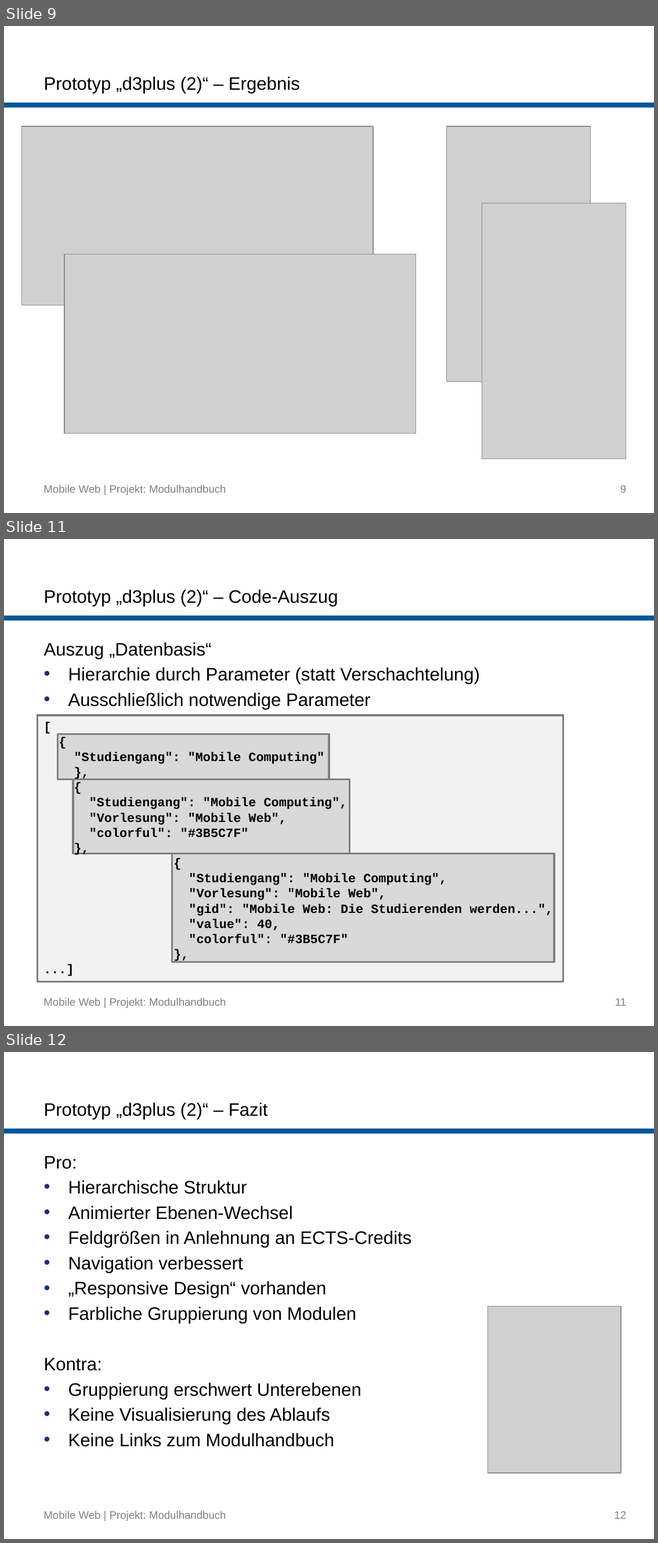
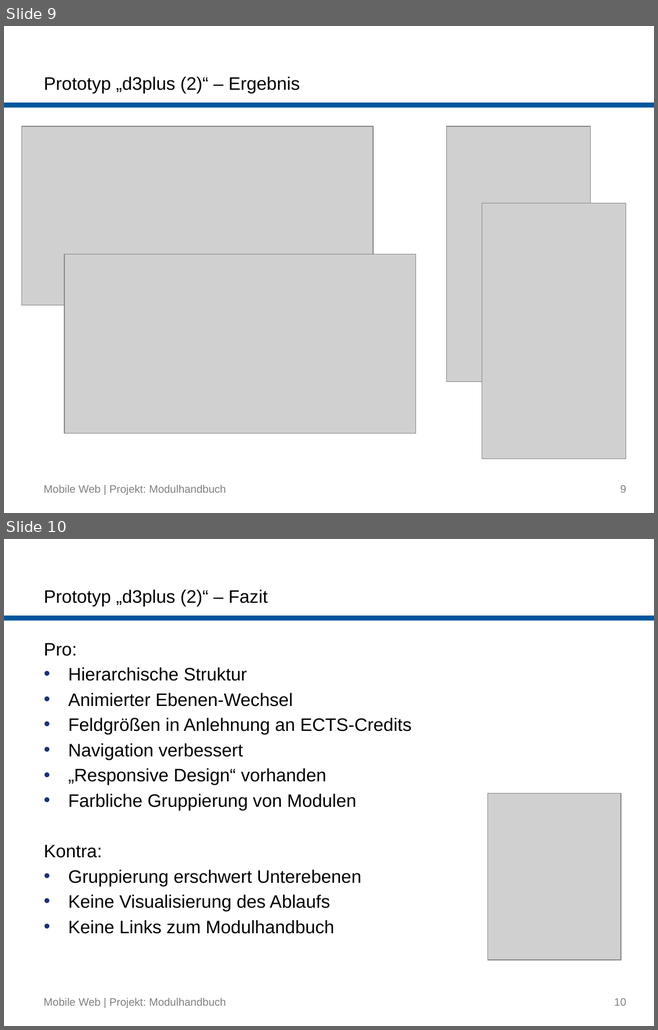
Before and after one commit to buk/mobile-web-modulhandbuch, a slide deck: presentation/2015-07-09_Mobile-Web_Gruppe-Modulhandbuch.pptx. Shown one above the other, each under a label of ours: slides 9, 11 and 12 before the commit, slides 9 and 10 after it; the slides between them are not shown. The pictures are 658x1543 and 658x1030 pixels, drawn with LibreOffice and Linux fonts; fonts in the diff are those of the drawing; grey boxes stand for pictures; background and template pictures are left out. Boxes give left, top, right and bottom in pixels: in the first picture for what was removed or moved away, otherwise in the second. Text is boxed around its words. In the diff, an @@ line names an element or a change of style, - is before the commit and + after.

```diff
--- a/presentation/2015-07-09_Mobile-Web_Gruppe-Modulhandbuch.pptx
+++ b/presentation/2015-07-09_Mobile-Web_Gruppe-Modulhandbuch.pptx
@@ slide 11 removed at bbox=[4, 539, 654, 1026], background #FFFFFF; not listed: 1 template element that a slide beside it also shows @@
@@ title removed at bbox=[44, 589, 338, 606] @@
-Prototyp „d3plus (2)“ – Code-Auszug
@@ text removed at bbox=[44, 642, 480, 710] @@
-Auszug „Datenbasis“
-• Hierarchie durch Parameter (statt Verschachtelung)
-• Ausschließlich notwendige Parameter
@@ rectangle removed at bbox=[37, 715, 563, 982] @@
@@ rectangle removed at bbox=[58, 734, 329, 779] @@
@@ text removed at bbox=[74, 752, 553, 944] @@
-[
-{
-"Studiengang": "Mobile Computing"
-},
-{
-"Studiengang": "Mobile Computing",
-"Vorlesung": "Mobile Web",
-"colorful": "#3B5C7F"
-},
-{
-"Studiengang": "Mobile Computing",
-"Vorlesung": "Mobile Web",
-"gid": "Mobile Web: Die Studierenden werden...",
-"value": 40,
-"colorful": "#3B5C7F"
-},
-...]
@@ rectangle removed at bbox=[73, 779, 349, 853] @@
@@ rectangle removed at bbox=[172, 853, 554, 962] @@
@@ text removed at bbox=[43, 998, 226, 1008] @@
-Mobile Web | Projekt: Modulhandbuch
@@ page number removed at bbox=[615, 998, 626, 1006] @@
-11
@@ what was slide 12 is now slide 10 @@
@@ page number at bbox=[614, 998, 626, 1006]: text changed @@
-12
+10
```
Also in this commit, not shown: 2 slides changed, 2 other slides removed.
